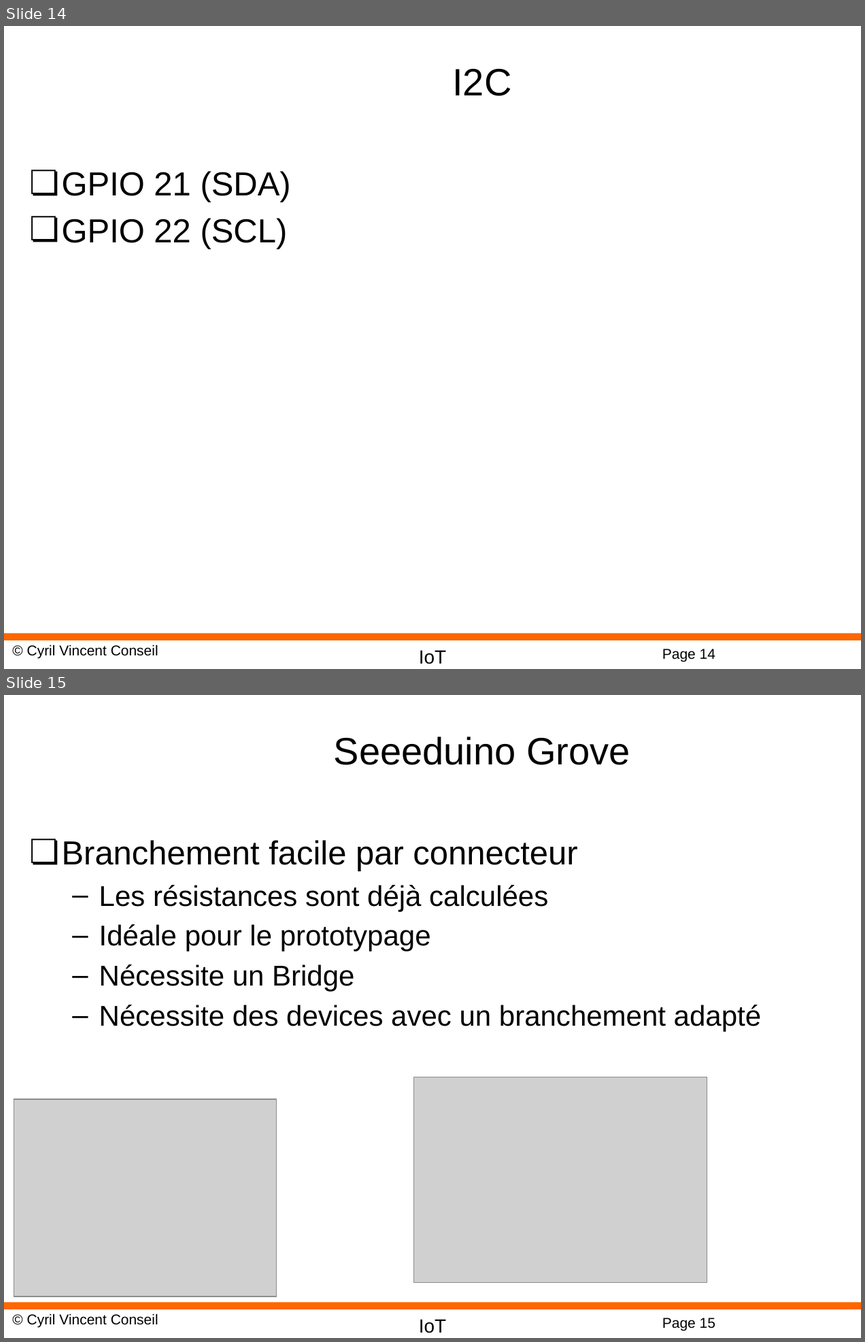
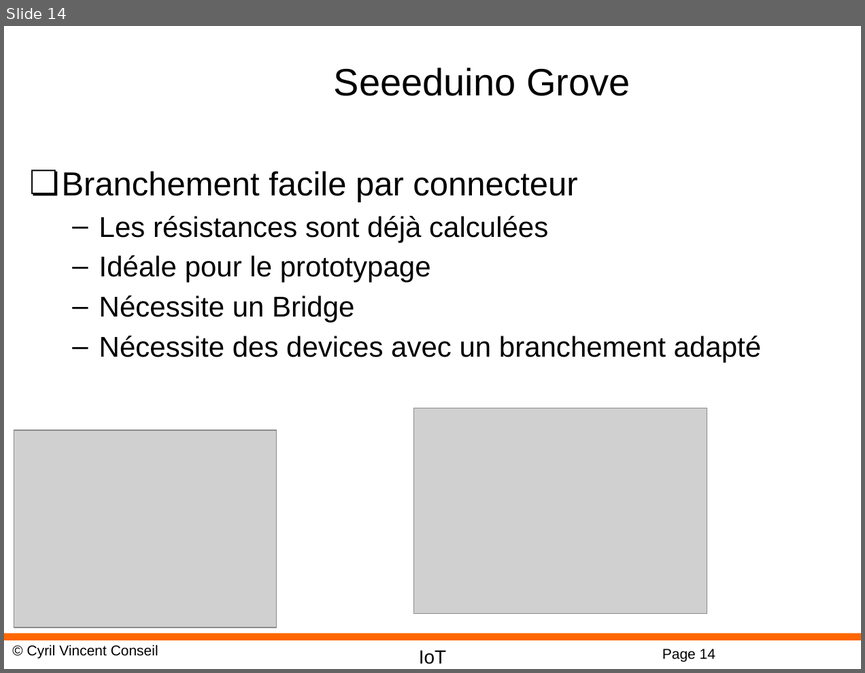
Before and after one commit to cyrilvincent/IoT, a slide deck: ppt/IoT17-ESP32.pptx. Shown one above the other, each under a label of ours: slides 14 and 15 before the commit, slide 14 after it. The pictures are 865x1342 and 865x673 pixels, drawn with LibreOffice and Linux fonts; fonts in the diff are those of the drawing; grey boxes stand for pictures; background and template pictures are left out. Boxes give left, top, right and bottom in pixels: in the first picture for what was removed or moved away, otherwise in the second. Text is boxed around its words. In the diff, an @@ line names an element or a change of style, - is before the commit and + after.

```diff
--- a/ppt/IoT17-ESP32.pptx
+++ b/ppt/IoT17-ESP32.pptx
@@ slide 14 removed at [4, 26, 861, 669], background #FFFFFF; not listed: 4 template elements that a slide beside it also shows @@
@@ title removed at [452, 69, 511, 96] @@
-I2C
@@ text removed at [62, 171, 291, 249] @@
-❏ GPIO 21 (SDA)
-❏ GPIO 22 (SCL)
@@ what was slide 15 is now slide 14 @@
@@ page number at [662, 648, 715, 661]: text changed @@
-Page 15
+Page 14
```
Also in this commit, not shown: 3 slides changed, 1 slide added, 11 other files.
